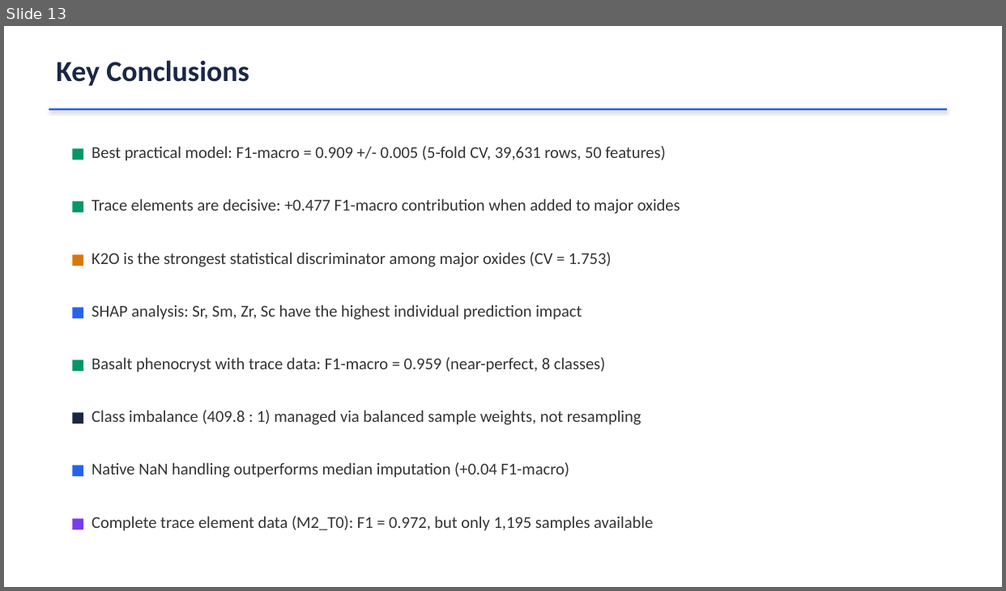
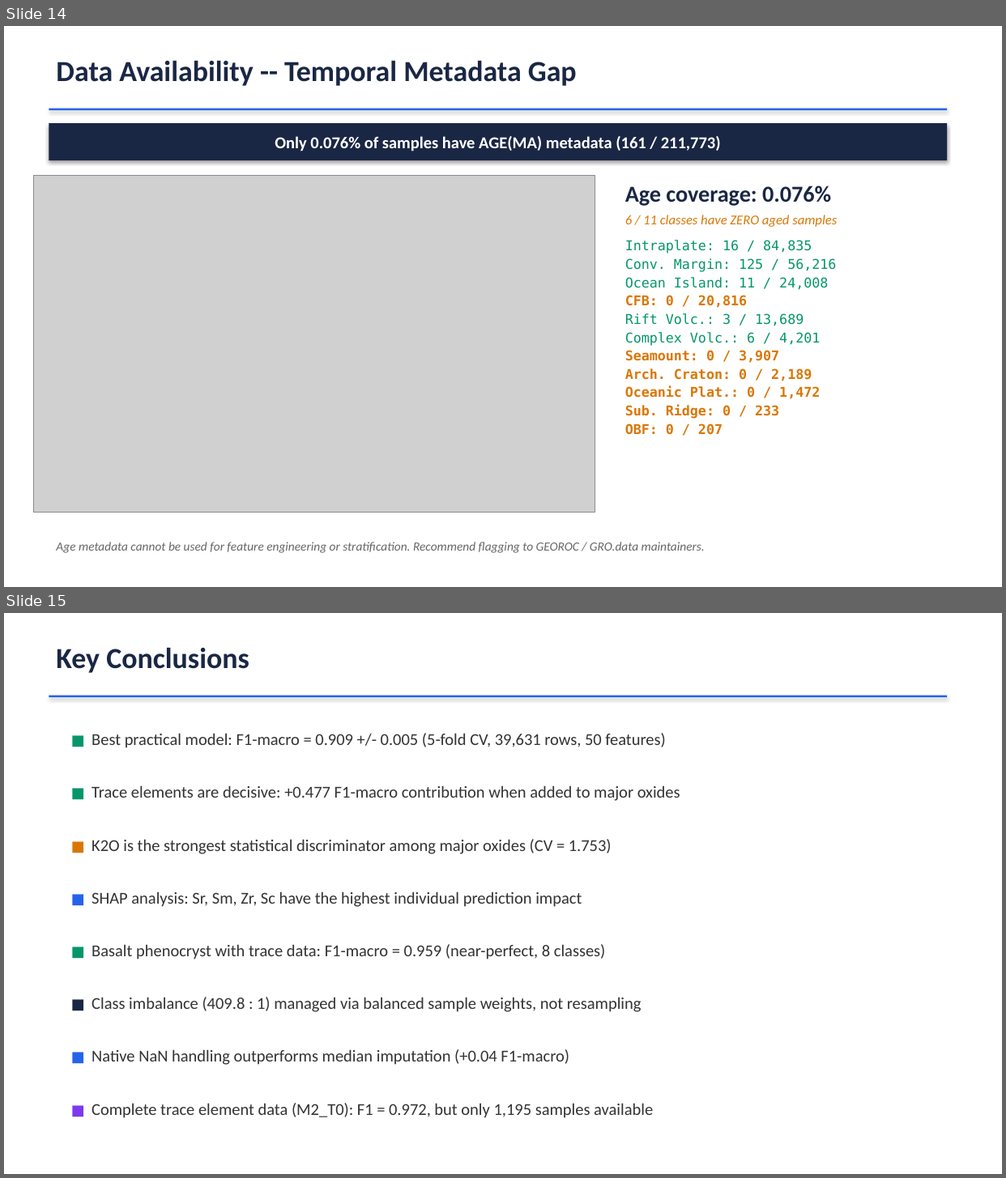
Before and after one commit to SteadfastAsArt/cpx-tectonic-dashboard, a slide deck: CPX_Tectonic_Classification.pptx. Shown one above the other, each under a label of ours: slide 13 before the commit, slides 14 and 15 after it. The pictures are 1006x591 and 1006x1178 pixels, drawn with LibreOffice and Linux fonts; fonts in the diff are those of the drawing; grey boxes stand for pictures. Boxes give left, top, right and bottom in pixels: in the first picture for what was removed or moved away, otherwise in the second. Text is boxed around its words. In the diff, an @@ line names an element or a change of style, - is before the commit and + after.

```diff
--- a/CPX_Tectonic_Classification.pptx
+++ b/CPX_Tectonic_Classification.pptx
@@ slide 14 added at [4, 26, 1002, 587], background #FFFFFF @@
@@ text added at [56, 60, 577, 86], 28 pt, text #1A2744, bold @@
+Data Availability -- Temporal Metadata Gap
@@ rectangle added at [49, 109, 948, 110], fill #2563EB @@
@@ rectangle added at [49, 123, 948, 160], fill #1A2744, 16 pt, text #FFFFFF, bold @@
+Only 0.076% of samples have AGE(MA) metadata (161 / 211,773)
@@ picture added at [34, 176, 595, 513] @@
@@ text added at [625, 186, 837, 435], 13 pt, text #D97706 @@
+Age coverage: 0.076%
+6 / 11 classes have ZERO aged samples
+Intraplate: 16 / 84,835
+Conv. Margin: 125 / 56,216
+Ocean Island: 11 / 24,008
+CFB: 0 / 20,816
+Rift Volc.: 3 / 13,689
+Complex Volc.: 6 / 4,201
+Seamount: 0 / 3,907
+Arch. Craton: 0 / 2,189
+Oceanic Plat.: 0 / 1,472
+Sub. Ridge: 0 / 233
+OBF: 0 / 207
@@ text added at [56, 542, 705, 553], 12 pt, text #666666, italic @@
+Age metadata cannot be used for feature engineering or stratification. Recommend flagging to GEOROC / GRO.data maintainers.
@@ what was slide 13 is now slide 15 @@
```
Also in this commit, not shown: 1 other slide added, 9 other files.
